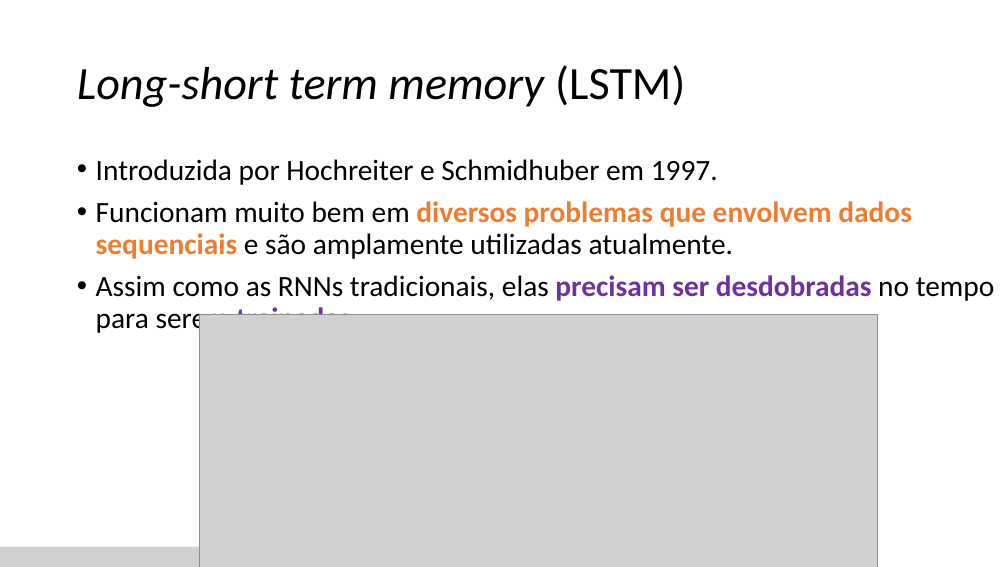
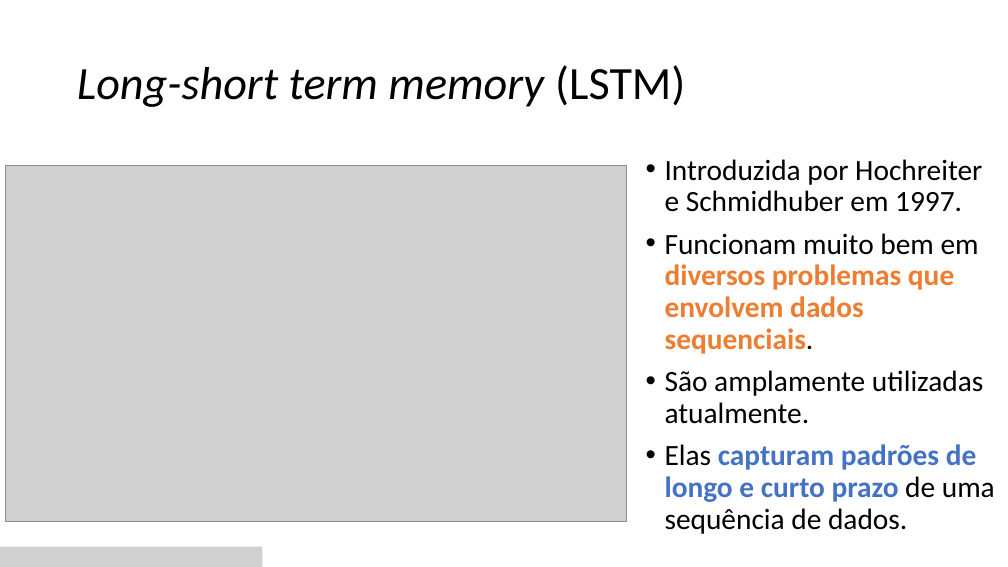
Before and after one commit to zz4fap/c24_inteligencia_artificial, a slide deck: slide 47 of slides/C24_RNN.pptx (slide 45 before the commit). Drawn at 1008x567 pixels with LibreOffice and Linux fonts; fonts in the diff are those of the drawing; grey boxes stand for pictures. Boxes give left, top, right and bottom in pixels: in the first picture for what was removed or moved away, otherwise in the second. Text is boxed around its words. In the diff, an @@ line names an element or a change of style, - is before the commit and + after.

```diff
--- a/slides/C24_RNN.pptx
+++ b/slides/C24_RNN.pptx
@@ picture added at bbox=[5, 165, 627, 521] @@
@@ text "Introduzida por Hochreiter e Schmidhuber ...": place and size @@
-text "Introduzida por Hochreiter e Schmidhuber ..." at bbox=[96, 159, 995, 335]
+text "Introduzida por Hochreiter e Schmidhuber ..." at bbox=[665, 159, 995, 534]
@@ text at bbox=[665, 233, 995, 534]: text changed @@
-• Funcionam muito bem em diversos problemas que envolvem dados sequenciais e são amplamente utilizadas atualmente.
-• Assim como as RNNs tradicionais, elas precisam ser desdobradas no tempo para serem treinadas.
+• Funcionam muito bem em diversos problemas que envolvem dados sequenciais.
+• São amplamente utilizadas atualmente.
+• Elas capturam padrões de longo e curto prazo de uma sequência de dados.
@@ picture removed at bbox=[200, 315, 878, 567] @@
```
Also in this commit, not shown: 3 other slides changed, 3 slides added.
